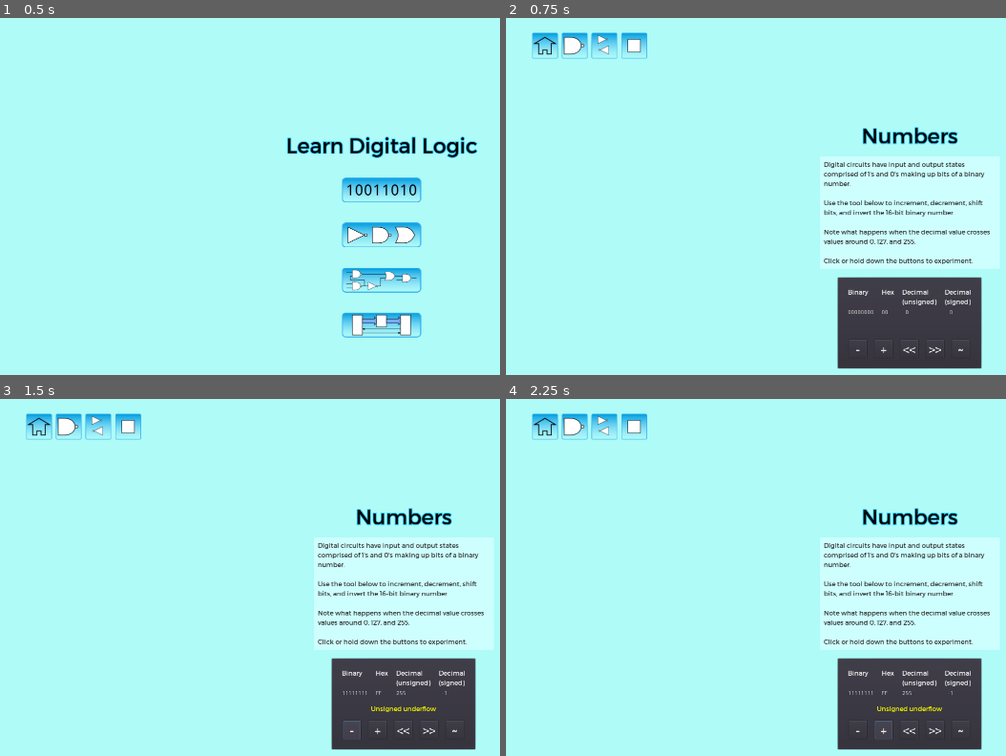
Above: before the commit, frames 1-4 (two rows, left to right).
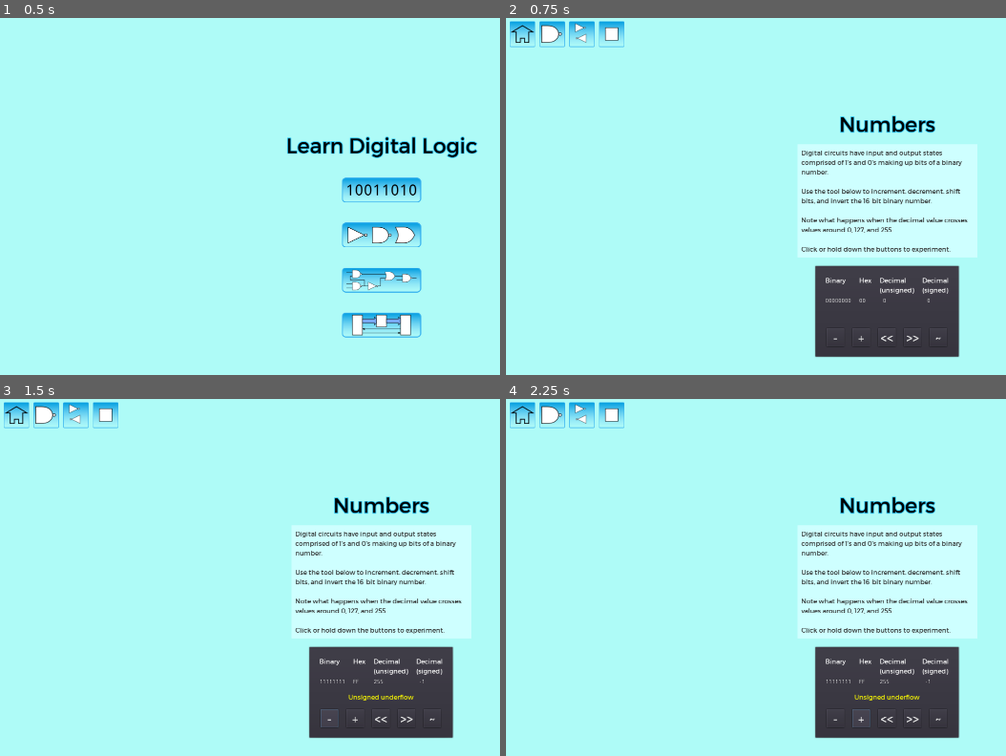
Above: after the commit, the same moments.

Repository: andrew-wilkes/digital-logic
Game: Godot game, scene res://Main.tscn
Two runs of this game, one before a commit and one after it. Both use one fixed random seed, a clock stepped at 60 frames per second and the inputs below.
Inputs (mouse positions are in pixels of both pictures, inside the frame that each line leads up to):
- Up to frame 1 (0.5 s): no input
- Up to frame 2 (0.75 s): click (886, 189) at 0.5 s
- Up to frame 3 (1.5 s): click "-" at 1.25 s
- Up to frame 4 (2.25 s): click "+" at 2 s

Frame 1 is identical in both runs. In frame 2, 15% of the frame differs, in the area x 0-99%, y 0-99%; in frame 3, 15%; in frame 4, 15%.

Commit message:
Fix mistake moving menu

Diff:
--- a/game/Numbers.tscn
+++ b/game/Numbers.tscn
@@ -11,10 +11,10 @@
 [node name="Numbers" type="Container"]
 anchor_right = 1.0
 anchor_bottom = 1.0
-margin_left = 54.5186
-margin_top = 27.2202
-margin_right = 54.5186
-margin_bottom = 27.2202
+margin_left = -1.0
+margin_top = -2.0
+margin_right = -1.0
+margin_bottom = -2.0
 script = ExtResource( 1 )
 __meta__ = {
 "_edit_use_anchors_": false
